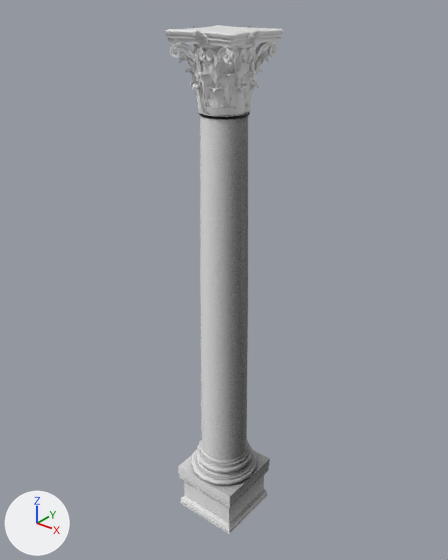
The Blender file docs/assets/models/column_court_lores.blend, before and after one commit.
Rendered twice from a 50 mm lens placed at (3.15, -3.94, 5.09), pointed at (-0.07, 0.08, 2.6). Arrows for +X, +Y and +Z are at lower left; the lights stay in place.
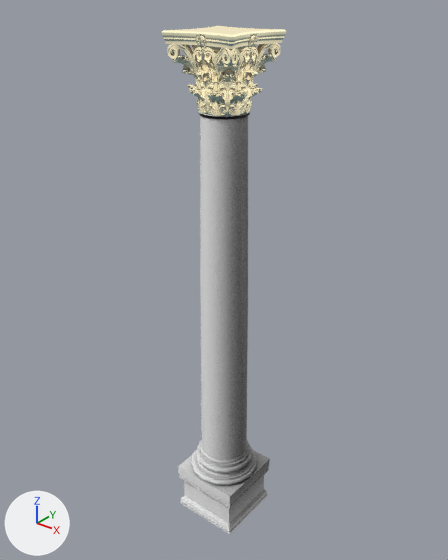
Where the change shows, as pixel boxes (x1, y1, x2, y2) in the pictures (448 x 560 px):
'Curve.001', added: after (162, 26, 286, 116)
'Curve.005', deleted: before (165, 25, 283, 115)
    faces in mat_material_015: (165, 25, 283, 48)
    faces in mat_material_000: (179, 51, 269, 82)
    faces in mat_material_001: (170, 42, 278, 63)
    faces in mat_material_005: (170, 25, 274, 64)
    faces in mat_material_007: (194, 43, 255, 115)
'polySurface11', deleted: before (185, 68, 263, 116)
    faces in mat_material_006: (190, 82, 260, 116)
    faces in mat_material_008: (185, 68, 263, 108)

The change, as a list of edits to the scene's bpy script:
```text
Add img_ao:
    img_ao = load_image('AO', '_unpacked/AO.png', 1024, 1024, 'sRGB')
Change mat_material_001:
    add mat_material_001.use_nodes = True; mat_material_001.node_tree.nodes.clear()
    add _N = mat_material_001.node_tree.nodes; _L = mat_material_001.node_tree.links
    add n0 = _N.new('ShaderNodeBsdfPrincipled'); n0.name = 'Principled BSDF'
    add n0.distribution = 'GGX'
    add n0.subsurface_method = 'BURLEY'
    add n0.inputs[0].default_value = (0.0, 0.0, 0.0, 1.0)  # 'Base Color', black #000000
    add n0.inputs[28].default_value = 1.0  # 'Emission Strength'
    add n1 = _N.new('ShaderNodeOutputMaterial'); n1.name = 'Material Output'
    add n2 = _N.new('ShaderNodeTexImage'); n2.name = 'Image Texture'
    add n2.image = img_ao
    add _L.new(n0.outputs[0], n1.inputs[0])  # 'BSDF' to 'Surface'
    add _L.new(n2.outputs[0], n0.inputs[27])  # 'Color' to 'Emission Color'
Add me_mesh_001:
    me_mesh_001.from_pydata(...)  # 3289 vertices, 3288 faces; spans x -0.35..0.35, y -0.35..0.35, z 4.145..4.741
    me_mesh_001.materials.append(mat_material_001)
Remove ob_curve_005:
    ob_curve_005 = bpy.data.objects.new('Curve.005', me_mesh_002)
    ob_curve_005.location = (0.204, 0.0, 4.235)
    ob_curve_005.rotation_euler = (1.571, 0.0, 1.571)  # degrees (90, 0, 90)
    ob_curve_005.scale = (0.26, 0.305, 0.26)
    _m = ob_curve_005.modifiers.new('Mirror.000', 'MIRROR')
    _m.merge_threshold = 0.01
    _m = ob_curve_005.modifiers.new('Mirror', 'MIRROR')
    _m.use_axis = (True, True, False)
    _m.merge_threshold = 0.01
    _m.mirror_object = ob_mir1
    _m = ob_curve_005.modifiers.new('EdgeSplit', 'EDGE_SPLIT')
    _m.split_angle = 1.082
Remove ob_polysurface11:
    ob_polysurface11 = bpy.data.objects.new('polySurface11', me_polysurfaceshape9)
    ob_polysurface11.location = (0.0, 0.0, 4.235)
    ob_polysurface11.scale = (0.224, 0.224, 0.162)
    _m = ob_polysurface11.modifiers.new('Mirror', 'MIRROR')
    _m.mirror_object = ob_mir2
    _m = ob_polysurface11.modifiers.new('Mirror.000', 'MIRROR')
    _m.use_axis = (True, True, False)
    _m.mirror_object = ob_mir1
    _m = ob_polysurface11.modifiers.new('Mirror.001', 'MIRROR')
Add ob_curve_001:
    ob_curve_001 = bpy.data.objects.new('Curve.001', me_mesh_001)
    ob_curve_001.location = (0.0, 0.0, 0.0)
```
